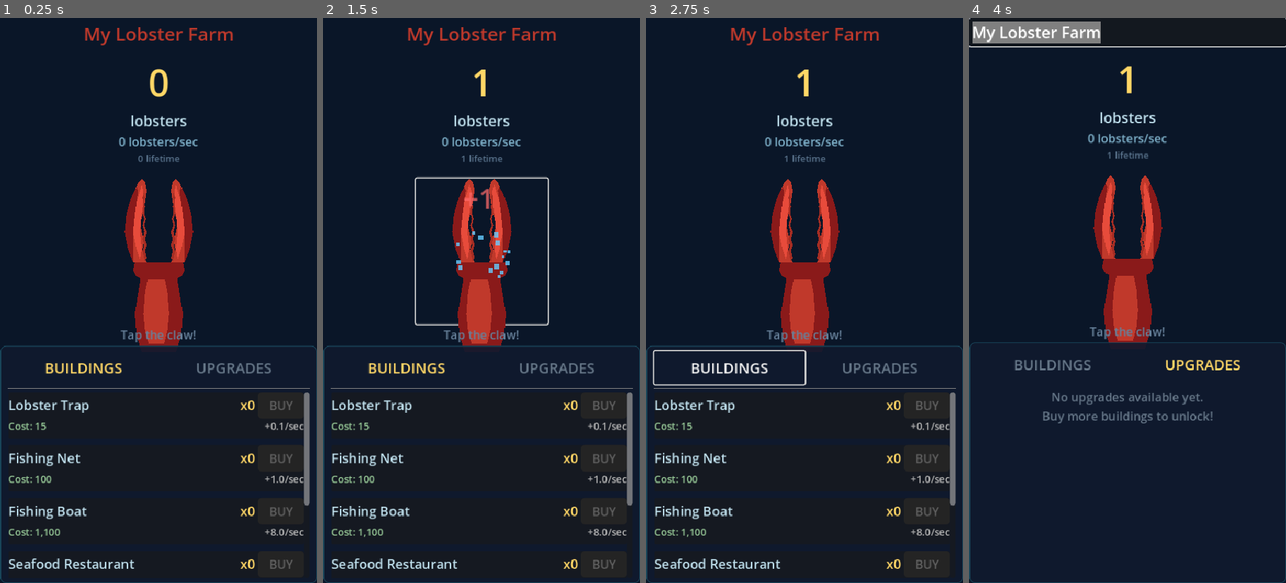
Above: before the commit, frames 1-4 (left to right).
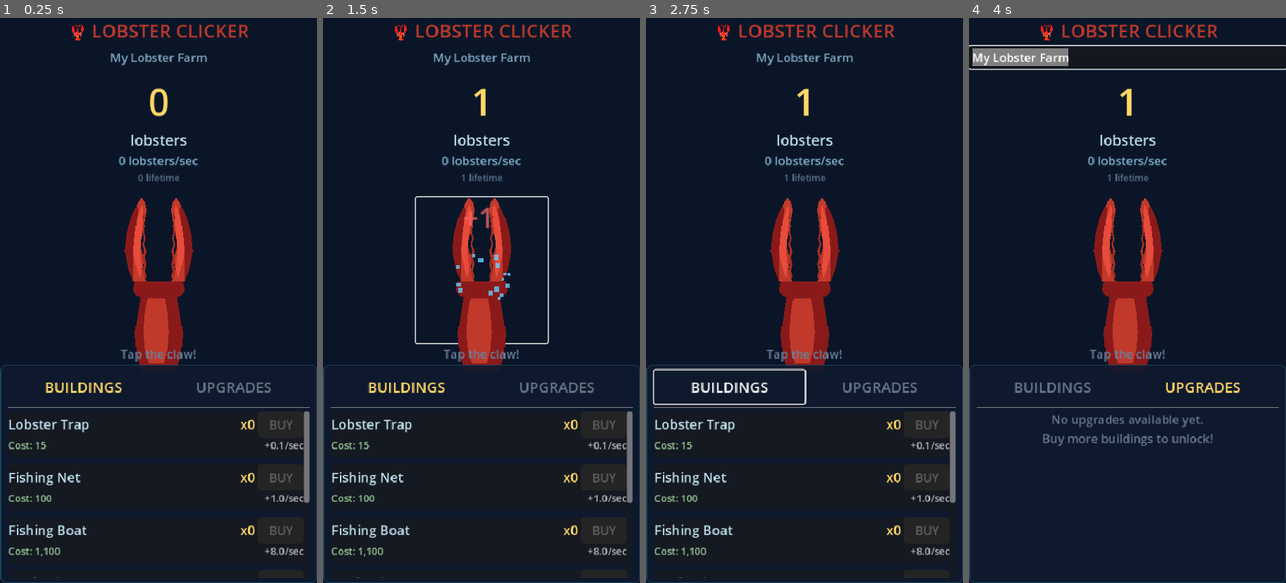
Above: after the commit, the same moments.

Repository: thecryptomasters/lobster-clicker
Game: Godot game, scene res://scenes/main.tscn
The game is run twice, just before and just after one commit, with the same random seed, the same clock (stepped at 60 frames per second) and the same inputs.
Inputs (mouse positions are in pixels of both pictures, inside the frame that each line leads up to; where the layout moved, square brackets give the same spot in the first picture):
- Up to frame 1 (0.25 s): no input
- Up to frame 2 (1.5 s): click "My Lobster Farm" at 0.5 s; click (481, 272) [481, 249] at 1.25 s
- Up to frame 3 (2.75 s): click "BUILDINGS" at 2 s
- Up to frame 4 (4 s): click "UPGRADES" at 2.75 s; click "My Lobster Farm" at 3.5 s

The runs differ from the first frame. In frame 1, 10% of the frame differs, in the area x 0-100%, y 1-100%; in frame 2, 11%; in frame 3, 11%; in frame 4, 11%.

Commit message:
ui: game title back on top, farm name below it

Diff:
--- a/scenes/main.tscn
+++ b/scenes/main.tscn
@@ -51,24 +51,31 @@
 size_flags_stretch_ratio = 1.0
 alignment = 1
 
+[node name="Title" type="Label" parent="RootContainer/LeftSection"]
+layout_mode = 2
+text = "🦞 LOBSTER CLICKER"
+horizontal_alignment = 1
+theme_override_colors/font_color = Color(0.753, 0.224, 0.169, 1)
+theme_override_font_sizes/font_size = 28
+
 [node name="FarmNameButton" type="Button" parent="RootContainer/LeftSection"]
 unique_name_in_owner = true
 layout_mode = 2
 flat = true
 text = "My Lobster Farm"
-theme_override_colors/font_color = Color(0.753, 0.224, 0.169, 1)
-theme_override_font_sizes/font_size = 28
+theme_override_colors/font_color = Color(0.5, 0.65, 0.75, 1)
+theme_override_font_sizes/font_size = 18
 
 [node name="FarmNameEdit" type="LineEdit" parent="RootContainer/LeftSection"]
 unique_name_in_owner = true
 visible = false
 layout_mode = 2
-custom_minimum_size = Vector2(0, 40)
+custom_minimum_size = Vector2(0, 34)
 horizontal_alignment = 1
 placeholder_text = "Name your farm..."
 theme_override_colors/font_color = Color(1, 0.843, 0.4, 1)
 theme_override_colors/caret_color = Color(1, 0.843, 0.4, 1)
-theme_override_font_sizes/font_size = 24
+theme_override_font_sizes/font_size = 18
 
 [node name="Spacer1" type="Control" parent="RootContainer/LeftSection"]
 layout_mode = 2
Not shown, changed: export/index.html
Not shown, changed: export/index.pck
